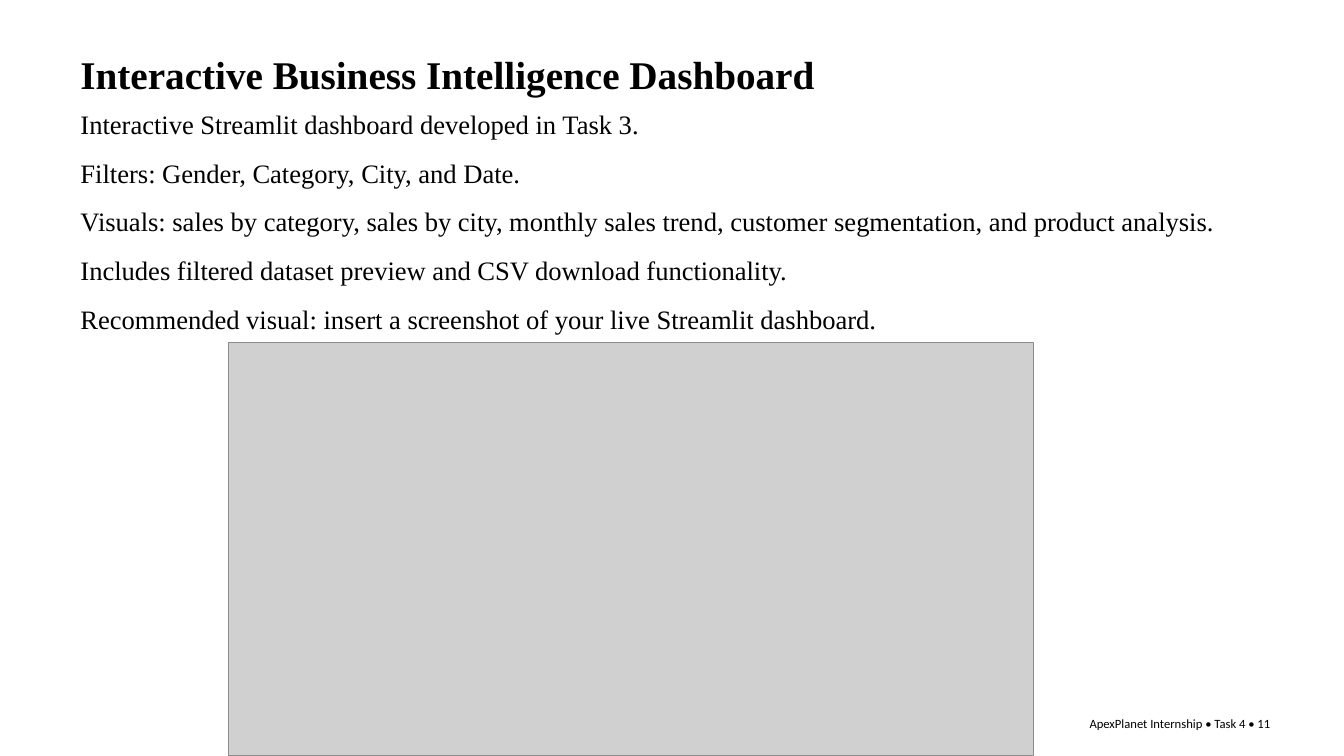
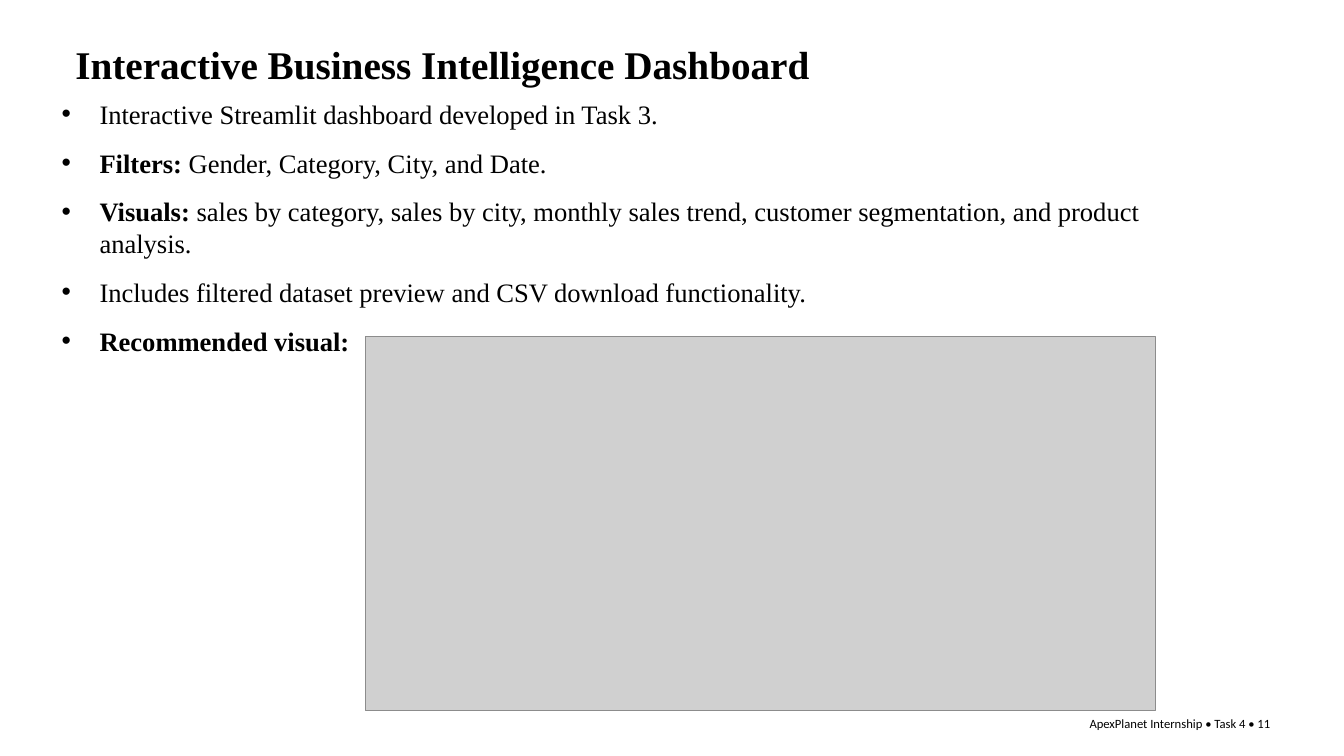
Before and after one commit to Supriya-2604/SupriyaEnjam-DataAnalyst-Internship-Portfolio, a slide deck: slide 11 of presentation/Final_Presentation.pptx. Drawn at 1344x756 pixels with LibreOffice and Linux fonts; fonts in the diff are those of the drawing; grey boxes stand for pictures. Boxes give left, top, right and bottom in pixels: in the first picture for what was removed or moved away, otherwise in the second. Text is boxed around its words. In the diff, an @@ line names an element or a change of style, - is before the commit and + after.

Commit message:
Task 5 Completed

```diff
--- a/presentation/Final_Presentation.pptx
+++ b/presentation/Final_Presentation.pptx
@@ text "Interactive Business Intelligence Dashboard": place and size @@
-text "Interactive Business Intelligence Dashboard" at (80, 61, 814, 97)
+text "Interactive Business Intelligence Dashboard" at (75, 51, 809, 87)
@@ text "Interactive Streamlit dashboard developed in ...": place and size @@
-text "Interactive Streamlit dashboard developed in ..." at (80, 115, 1213, 335)
+text "Interactive Streamlit dashboard developed in ..." at (100, 105, 1139, 352)
@@ text at (100, 105, 1139, 308): bold on in "Filters:", "Visuals:"; bullet none to • @@
@@ text at (100, 332, 349, 352): text changed; bold on @@
-Recommended visual: insert a screenshot of your live Streamlit dashboard.
+• Recommended visual:
@@ picture: place and size @@
-picture at (229, 343, 1034, 756)
+picture at (365, 337, 1155, 711)
```
Also in this commit, not shown: 11 other slides changed.
